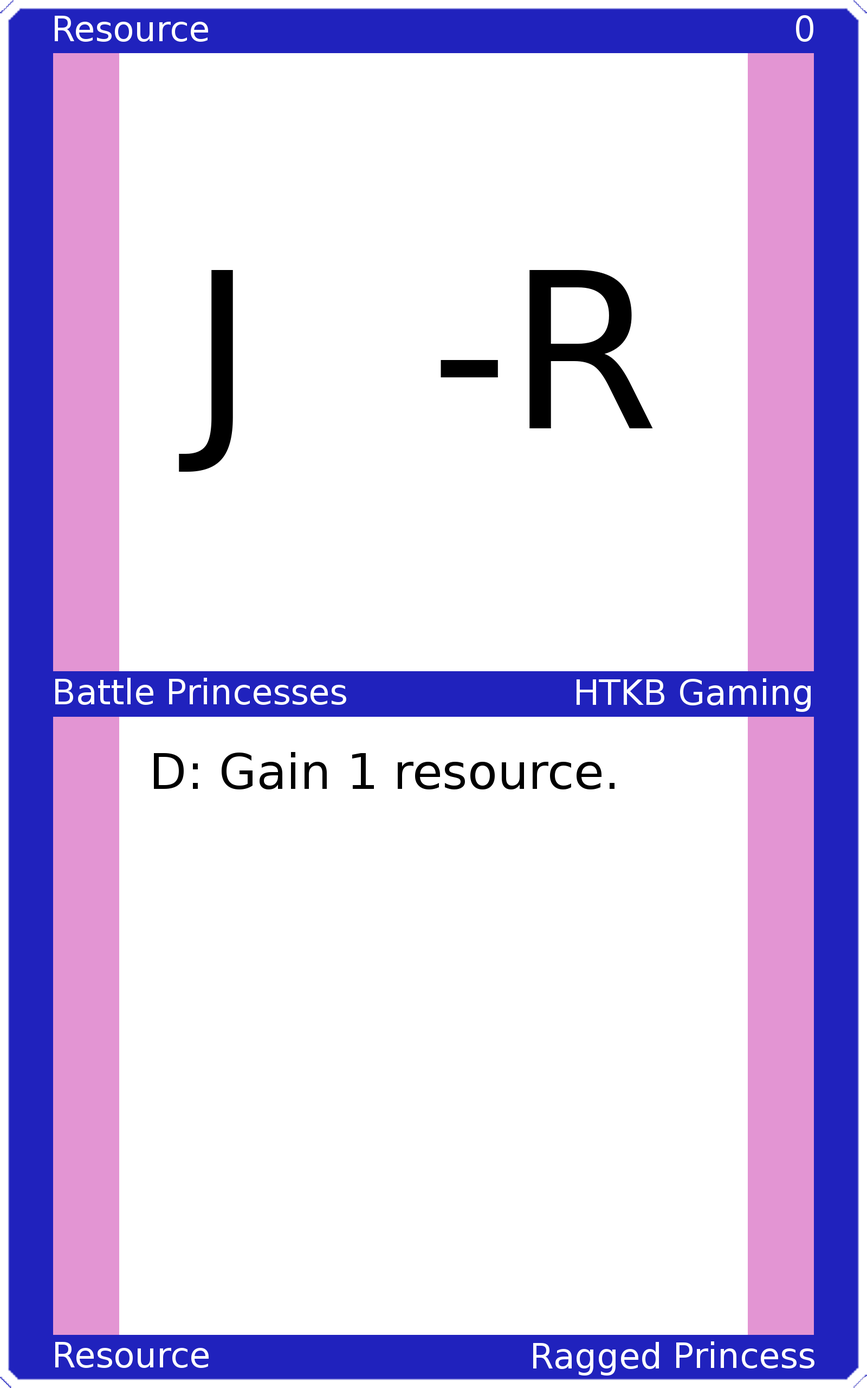
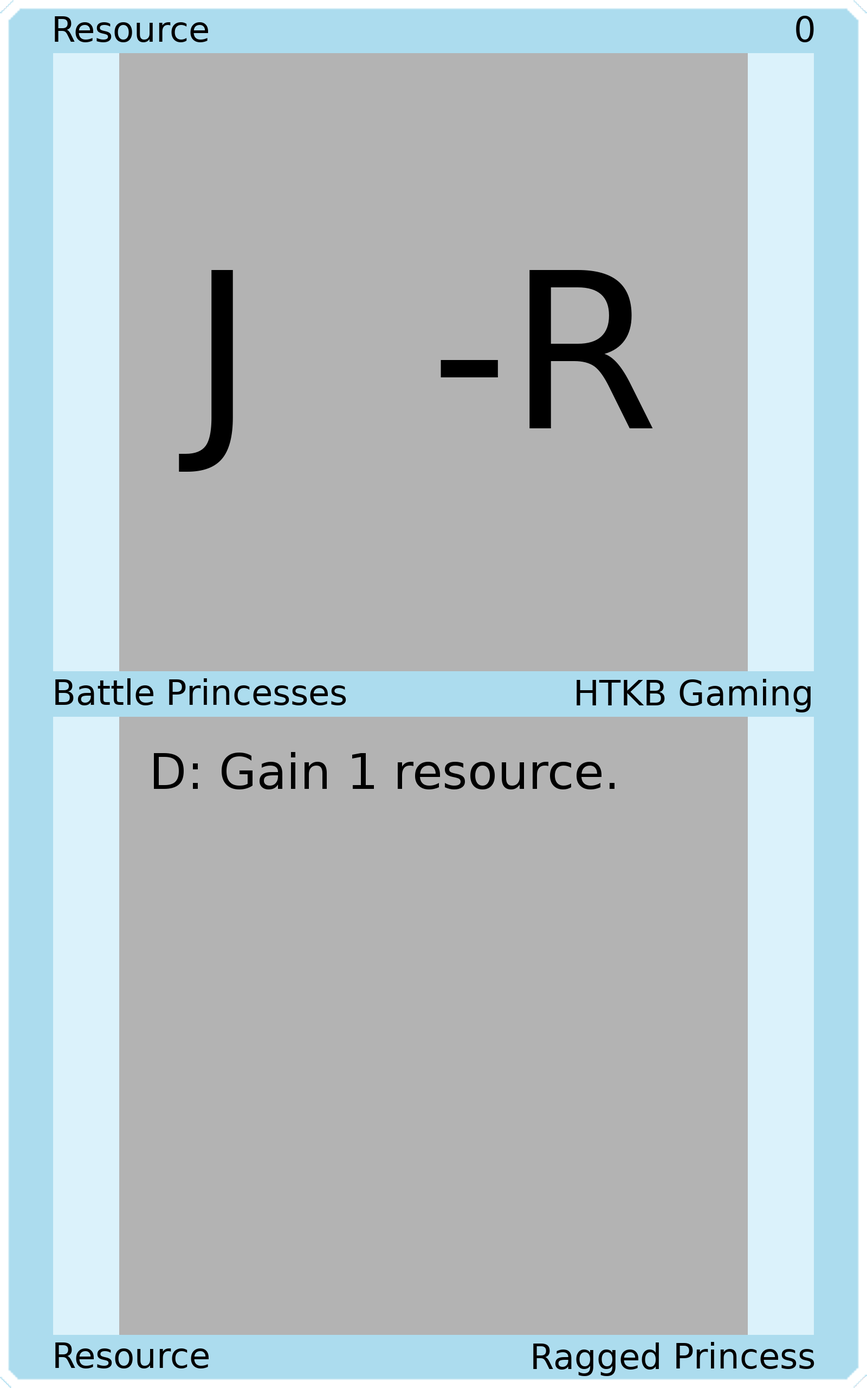
The second 867 x 1388 image is a revision of the first. Changes to its layers:
painted on "Upper Left" over bbox(54, 15, 209, 43)
painted on "Upper Right" over bbox(796, 15, 815, 43)
painted on "Mid Left" over bbox(55, 677, 347, 706)
painted on "Mid Right" over bbox(576, 678, 811, 713)
painted on "Bottom Left" over bbox(55, 1341, 209, 1369)
painted on "Bottom Right" over bbox(533, 1340, 815, 1376)
painted on "Border" over bbox(0, 0, 867, 1388)
painted on "Top Background" over bbox(119, 52, 748, 673)
painted on "Bottom Background" over bbox(119, 715, 748, 1336)
painted on "Background" over bbox(35, 35, 832, 1352)
